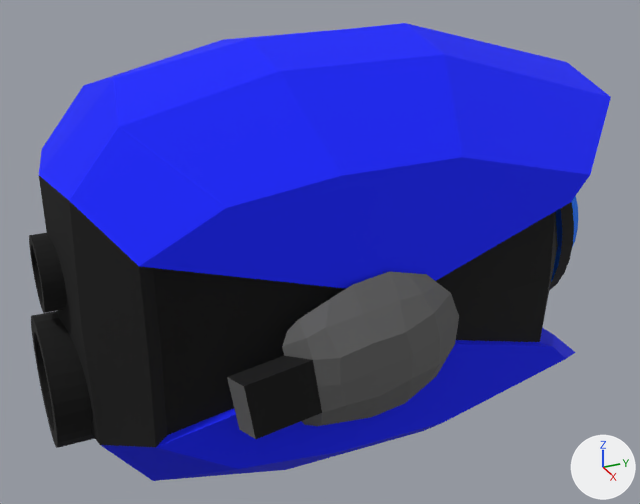
Two versions of the OBJ model Together/Assets/Models/Robot.obj, one commit apart.
The view is the same before and after, from a camera (50 mm lens) standing at (247.0, -119.0, 122.0) and looking at (0.0, -8.0, -1.0). The lights are fixed; the arrows at lower right show +X, +Y and +Z. Where no turn or scale is listed for an object, it has been applied to the vertices.

Objects in the first picture: 'Robot'.
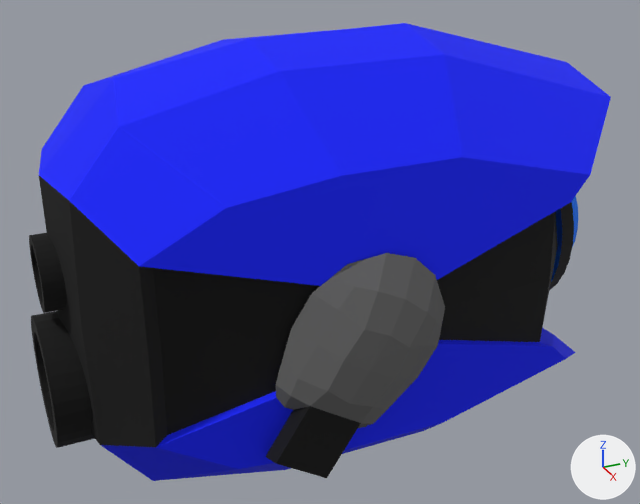
The newer file is also rescaled (x0.0254) as a whole; pictures and numbers use the older file's frame.

Where the change shows, as pixel boxes (x1, y1, x2, y2) in the pictures (640 x 504 px):
part 1 of me_robot, rebuilt (23% narrower, 35% taller)
    before: (227, 272, 459, 439)
    after: (266, 253, 445, 478)

Diff of the bpy script that builds the scene:
```diff
--- a/Together/Assets/Models/Robot.obj.py
+++ b/Together/Assets/Models/Robot.obj.py
@@ me_robot @@
 # used by ob_robot; location = (0.0, 0.0, 0.0)
-me_robot.from_pydata(...)  # 779 vertices, 664 faces; spans x -64.0..64.0, y -101.0..90.0, z -72.0..72.0
+me_robot.from_pydata(...)  # 779 vertices, 666 faces; spans x -63.0..63.0, y -101.0..90.0, z -72.0..72.0
+# me_robot part 1: the loose piece of 55 vertices spanning x 55.0..64.0, y -60.0..12.0, z -30.0..16.0 is rebuilt with 55 vertices and now spans x 51.0..63.0, y -48.0..6.0, z -46.0..22.0
 me_robot.materials.append(mat_cylindersg)
```
